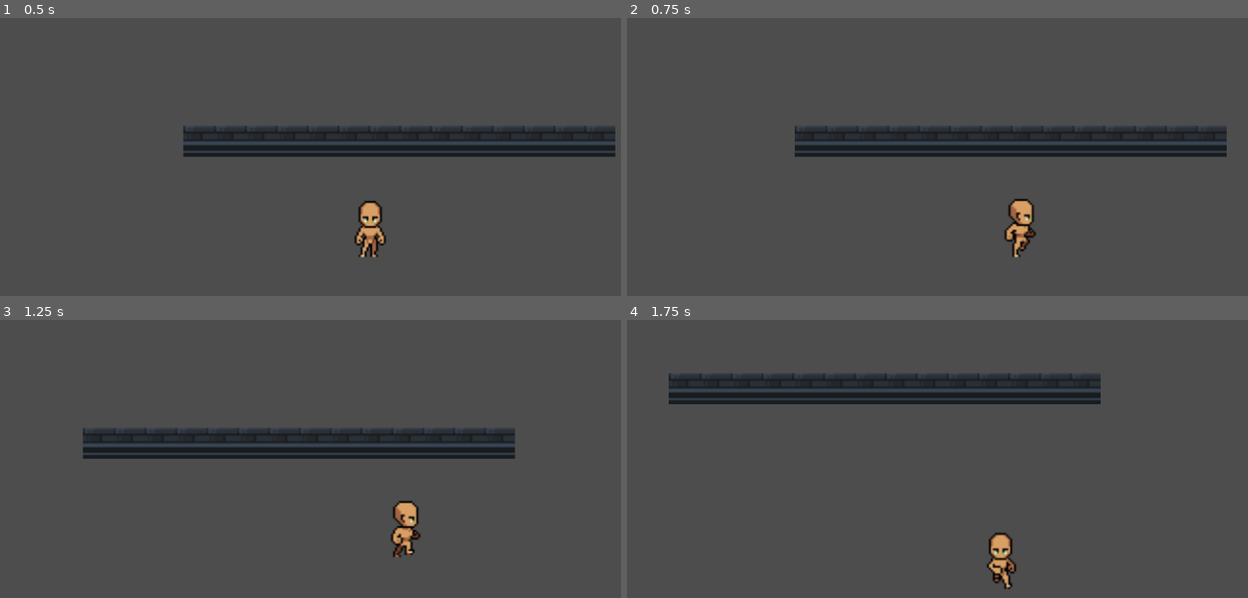
Above: before the commit, frames 1-4 (two rows, left to right).
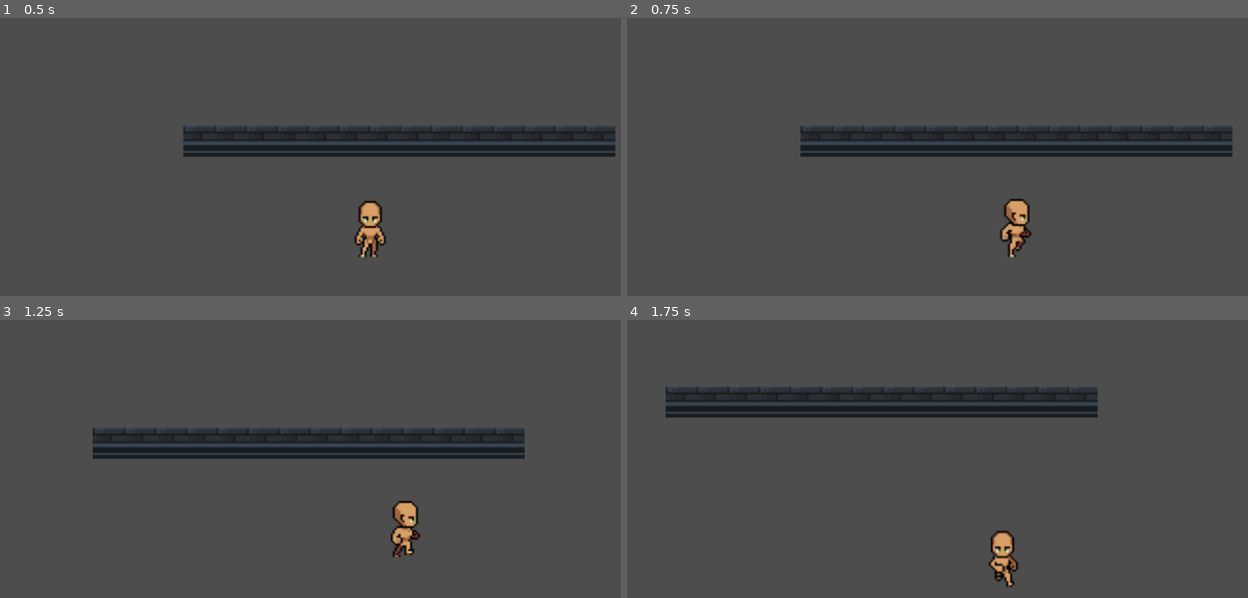
Above: after the commit, the same moments.

Repository: Lt-Tuttle/GodotSandbox
Game: Godot game, scene res://Scenes/Overworld.tscn
Two runs of this game, one before a commit and one after it. Both use one fixed random seed, a clock stepped at 60 frames per second and the inputs below.
Inputs:
- Up to frame 1 (0.5 s): no input
- Up to frame 2 (0.75 s): hold D (move_right) from 0.53 s (still down)
- Up to frame 3 (1.25 s): keep holding D (move_right)
- Up to frame 4 (1.75 s): release D (move_right) at 1.28 s; hold S (move_down) from 1.28 s (still down)

Frame 1 is identical in both runs. In frame 2, 0.9% of the frame differs, in the area x 27-98%, y 38-87%; in frame 3, 0.4%; in frame 4, 8.6%, in the area x 6-77%, y 19-97%.

Commit message:
feat: Implement acceleration and friction for player movement, use signed input directions, and enable the player's collision shape.

Diff:
--- a/Scenes/Player.tscn
+++ b/Scenes/Player.tscn
@@ -425,7 +425,7 @@
 [node name="CollisionShape2D" type="CollisionShape2D" parent="CharacterBody2D" unique_id=1185868346]
 position = Vector2(0, 11)
 shape = SubResource("RectangleShape2D_yoq75")
-disabled = true
+disabled = false
 
 [node name="InputComponent" type="Node" parent="CharacterBody2D" unique_id=1848018490]
 script = ExtResource("4_dewec")
--- a/Scripts/Player/InputComponent.gd
+++ b/Scripts/Player/InputComponent.gd
@@ -18,15 +18,15 @@
 
 	if raw_input != Vector2.ZERO:
 		if _was_horizontal_priority and raw_input.x != 0:
-			move_vector.x = raw_input.x
+			move_vector.x = sign(raw_input.x)
 		elif not _was_horizontal_priority and raw_input.y != 0:
-			move_vector.y = raw_input.y
+			move_vector.y = sign(raw_input.y)
 		else:
 			if raw_input.x != 0:
-				move_vector.x = raw_input.x
+				move_vector.x = sign(raw_input.x)
 				_was_horizontal_priority = true
 			else:
-				move_vector.y = raw_input.y
+				move_vector.y = sign(raw_input.y)
 				_was_horizontal_priority = false
 
 	if move_vector != Vector2.ZERO:
--- a/Scripts/Player/MovementComponent.gd
+++ b/Scripts/Player/MovementComponent.gd
@@ -2,7 +2,11 @@
 extends Node
 
 @export var speed: float = 100
+@export var acceleration: float = 800
+@export var friction: float = 2000
 
-func HandleMovement(body: CharacterBody2D, input: InputComponent, _delta: float):
-	# No logic needed here. Just read the pre-calculated vector.
-	body.velocity = input.move_vector * speed
+func HandleMovement(body: CharacterBody2D, input: InputComponent, delta: float):
+	if input.move_vector != Vector2.ZERO:
+		body.velocity = body.velocity.move_toward(input.move_vector * speed, acceleration * delta)
+	else:
+		body.velocity = body.velocity.move_toward(Vector2.ZERO, friction * delta)
